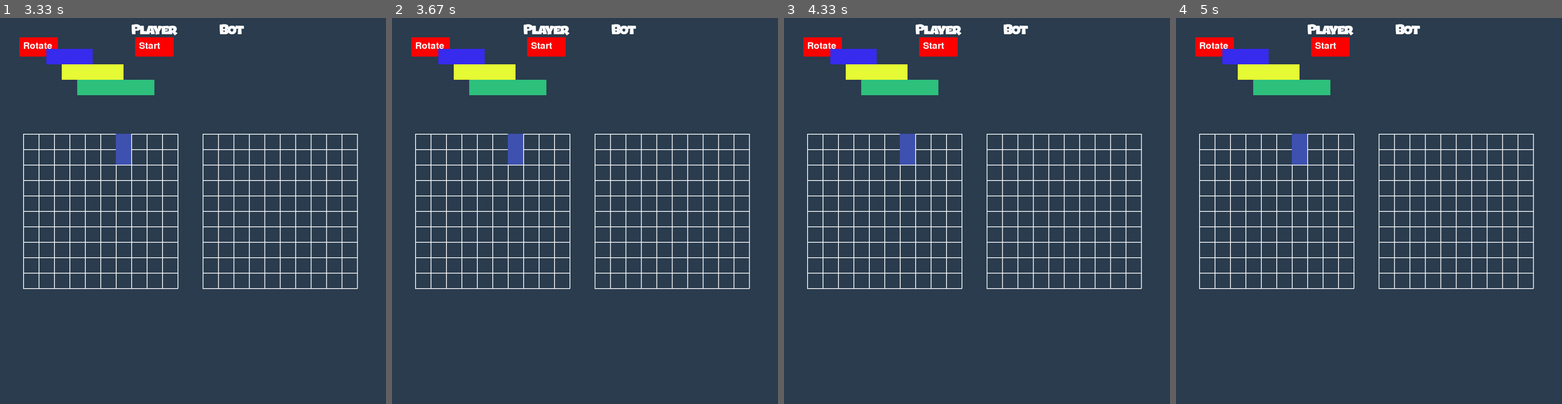
Above: before the commit, frames 1-4 (left to right).
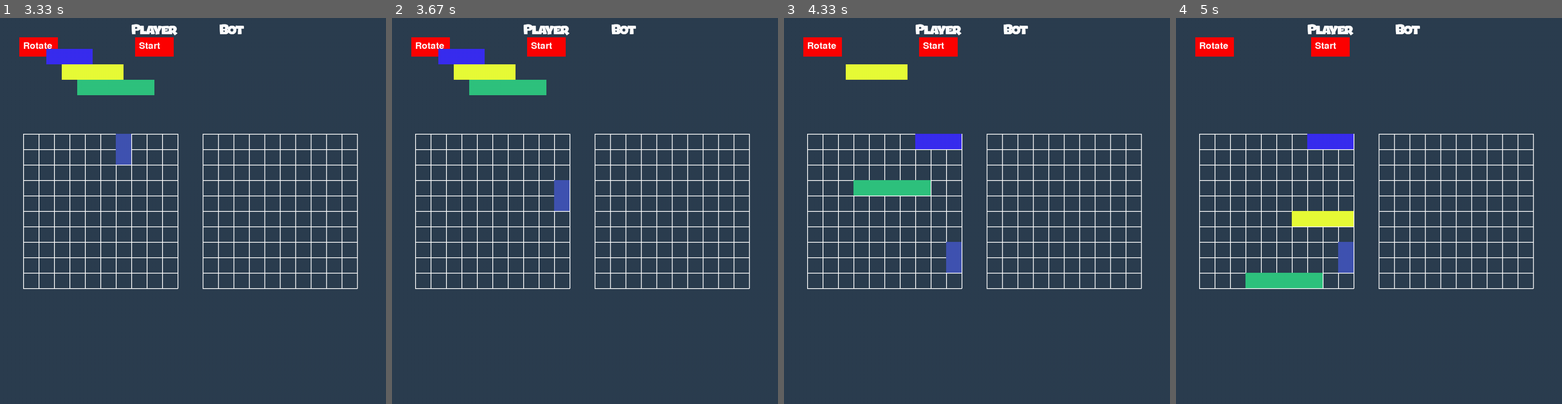
Above: after the commit, the same moments.

Repository: Marius20031/Python_pygame
Game: pygame game, started from main.py
Two runs of this game, one before a commit and one after it. Both use one fixed random seed, a clock stepped at 60 frames per second and the inputs below.
Inputs (mouse positions are in pixels of both pictures, inside the frame that each line leads up to):
- Up to frame 1 (3.33 s): move the mouse to (181, 145) at 1.87 s; press the mouse at (38, 45) at 2.43 s; move the mouse to (81, 68) at 2.53 s; move the mouse to (123, 91) at 2.63 s; release the mouse at (123, 91) at 2.67 s; click "Start" at 3.18 s
- Up to frame 2 (3.67 s): press the mouse at (515, 149) at 3.47 s; move the mouse to (600, 199) at 3.57 s
- Up to frame 3 (4.33 s): release the mouse at (1081, 253) at 3.7 s; press the mouse at (853, 56) at 3.8 s; move the mouse to (926, 95) at 3.9 s; release the mouse at (1000, 133) at 4.03 s; press the mouse at (899, 87) at 4.13 s; move the mouse to (892, 183) at 4.23 s
- Up to frame 4 (5 s): release the mouse at (1276, 280) at 4.37 s; press the mouse at (1268, 72) at 4.47 s; move the mouse to (1318, 145) at 4.57 s; release the mouse at (1365, 214) at 4.7 s; press the mouse at (1330, 45) at 4.8 s; move the mouse to (1341, 64) at 4.9 s

Frame 1 is identical in both runs. In frame 2, 0.6% of the frame differs, in the area x 30-46%, y 30-50%; in frame 3, 3.2%; in frame 4, 4.5%, in the area x 12-46%, y 8-70%.

Commit message:
Add files via upload
Implemented know if boats are in the matrix as it should.
This fixes a lot of bugs: if the boats are no in matrix, still in init position, if the boats are overlapping in matrix.

Diff:
--- a/Functii.py
+++ b/Functii.py
@@ -73,6 +73,24 @@
     for i in range(3, 0, -1):
         show_timer(i)
         pygame.time.wait(1000)
+def get_valid_pozitiei_barci():
+    # TO DO:
+    # iteresz prin fiecare pozitie din boats[i] (i=0:3)
+    # daca e una sub alta, ERROR Boats not valid!!
+    var=0;
+    # iterez
+    for i in range(2,12):
+        for j in range(8,18):
+            for w, (boat_x, boat_y) in enumerate(boats):
+                if boat_x <= i*cell_size <= boat_x + boat_width_VECT[w] * cell_size and boat_y <= j*cell_size <= boat_y + boat_height_VECT[w] * cell_size:
+                    var=var+1
+                    break
+    print("barcile sunt vazute ca:")
+    print(var)
+    if var == 14:
+        return 1
+    return 0
+
 
 # Main function to run the game
 def run_game():
@@ -104,13 +122,16 @@
             if event.type == pygame.QUIT:
                 running = False
             elif event.type == pygame.MOUSEBUTTONDOWN:
+                mouse_x, mouse_y = event.pos
+                print(mouse_x / cell_size)
+                print(mouse_y / cell_size)  # pentru coordonate in matrice
                 if(semafor_start_game==0):
                     mouse_x, mouse_y = event.pos
                     # deci casuta stanga sus prima linie lrima coloana: 1,5-2,5| 7,5-8,5
                     # 1,5-2,5-3,5 pe x
                     #7,5-8,5 pe Y
-                    print(mouse_x/cell_size)
-                    print(mouse_y/cell_size) # pentru coordonate in matrice
+                    #print(mouse_x/cell_size)
+                    #print(mouse_y/cell_size) # pentru coordonate in matrice
                     for i, (boat_x, boat_y) in enumerate(boats):
                         # nu inteleg de ce functioneaza dar functioneaza efectiv....
                         # da aici trb sa verific daca intre alea se afla barca aici trb modificat:
@@ -127,8 +148,10 @@
                         #print("seapasa")
                         rotate_boats(last_one_tho)
                     if start_button.collidepoint(event.pos):
-                        print("CE PPPLMA")
-                        semafor_start_game=1
+                        print("NU E GATA")
+                        if get_valid_pozitiei_barci()==1:
+                            print("E GATA")
+                            semafor_start_game=1
                 else:
                     mouse_x, mouse_y = event.pos
                     for i, (boat_x, boat_y) in enumerate(boats):
